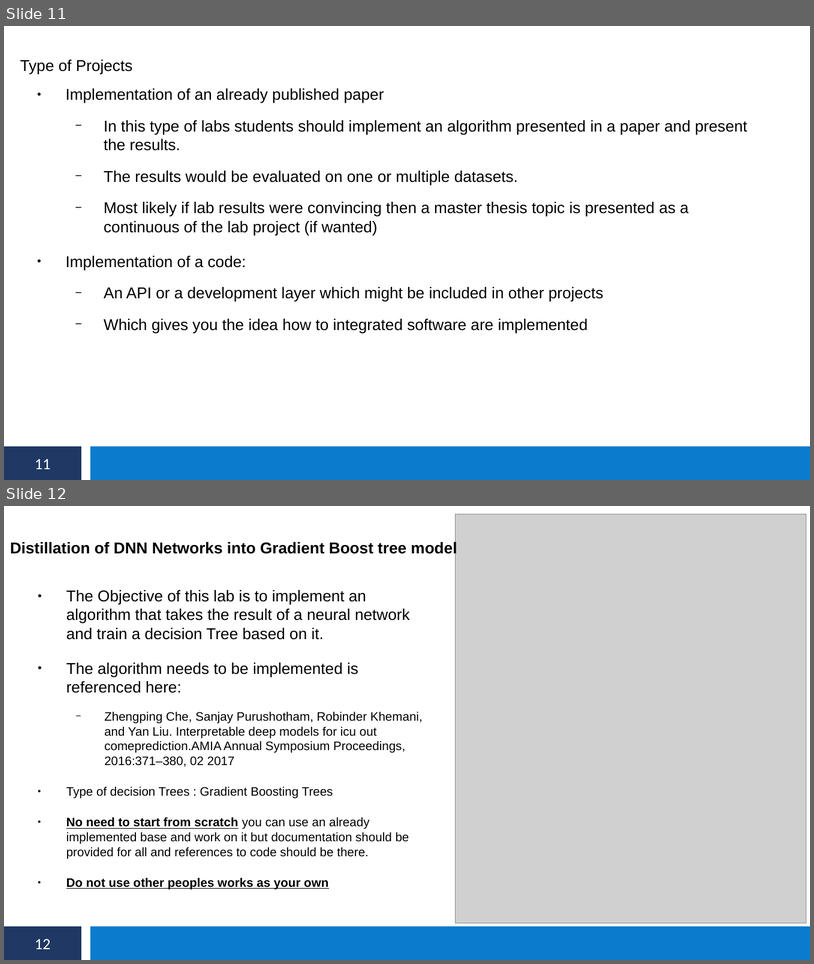
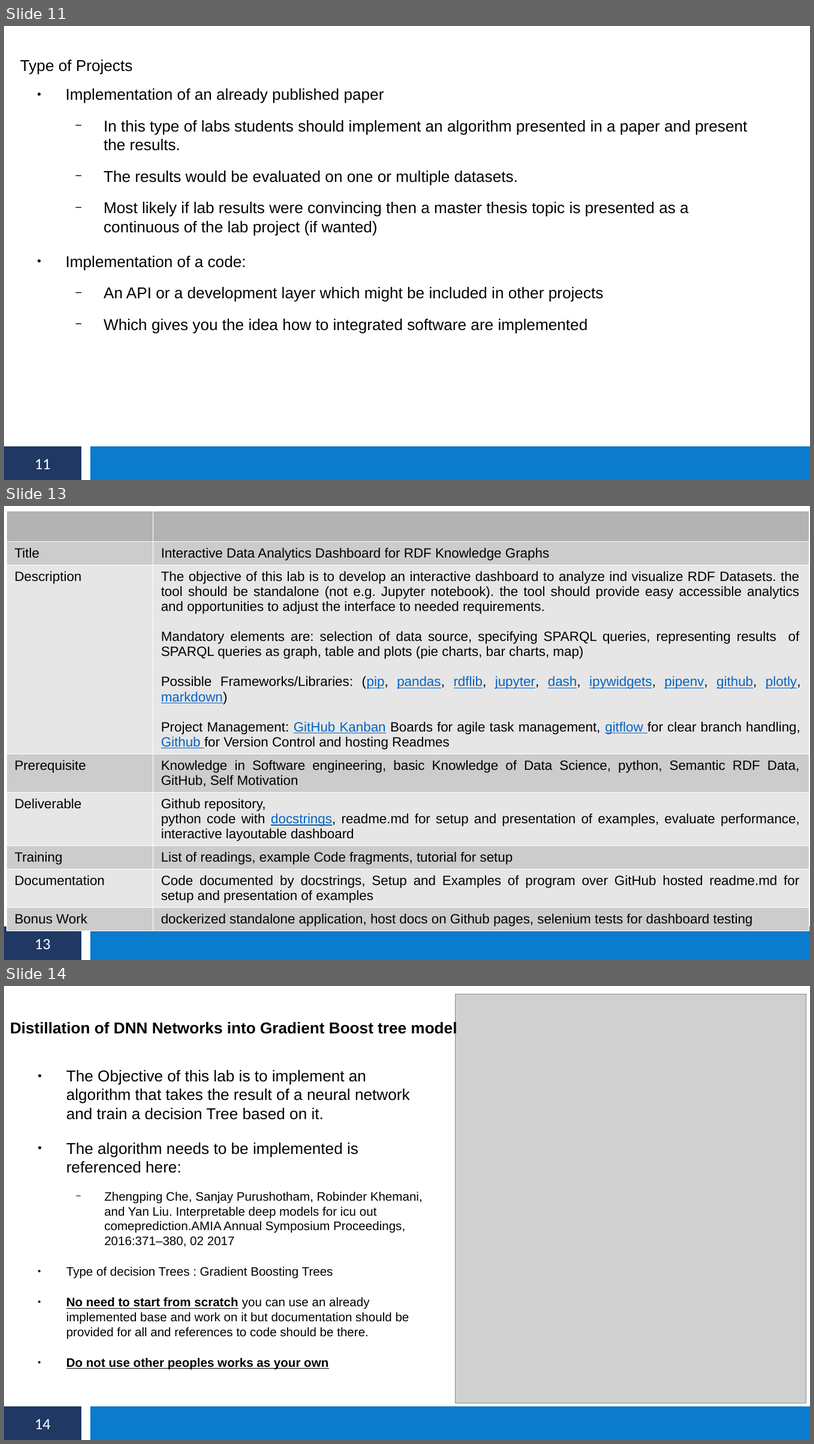
Before and after one commit to s6fikass/semanticweblab2020-2021, a slide deck: Lab Slides/01-Intro.pptx. Shown one above the other, each under a label of ours: slides 11 and 12 before the commit, slides 11, 13 and 14 after it; the slides between them are not shown. The pictures are 814x964 and 814x1444 pixels, drawn with LibreOffice and Linux fonts; fonts in the diff are those of the drawing; grey boxes stand for pictures. Boxes give left, top, right and bottom in pixels: in the first picture for what was removed or moved away, otherwise in the second. Text is boxed around its words. In the diff, an @@ line names an element or a change of style, - is before the commit and + after.

```diff
--- a/Lab Slides/01-Intro.pptx
+++ b/Lab Slides/01-Intro.pptx
@@ slide 13 added at <box>4,506,810,960</box>, background #FFFFFF; not listed: 3 template elements that a slide beside it also shows @@
@@ table added at <box>6,511,809,954</box>, 8 rows, 2 columns @@
+ | 
+Title | Interactive Data Analytics Dashboard for RDF Knowledge Graphs
+Description | The objective of this lab is to develop an interactive dashboard to analyze ind visualize RDF Datasets. the tool should be standalone (not e.g. Jupyter notebook). the tool should provide easy accessible analytics and opportunities to adjust the interface to needed requirements. / Mandatory elements are: selection of data source, specifying SPARQL queries, representing results of SPARQL queries as graph, table and plots (pie charts, bar charts, map) / Possible Frameworks/Libraries: (pip, pandas, rdflib, jupyter, dash, ipywidgets, pipenv, github, plotly, markdown) / Project Management: GitHub Kanban Boards for agile task management, gitflow for clear branch handling, Github for Version Control and hosting Readmes
+Prerequisite | Knowledge in Software engineering, basic Knowledge of Data Science, python, Semantic RDF Data, GitHub, Self Motivation
+Deliverable | Github repository, / python code with docstrings, readme.md for setup and presentation of examples, evaluate performance, interactive layoutable dashboard
+Training | List of readings, example Code fragments, tutorial for setup
+Documentation | Code documented by docstrings, Setup and Examples of program over GitHub hosted readme.md for setup and presentation of examples
+Bonus Work | dockerized standalone application, host docs on Github pages, selenium tests for dashboard testing
@@ what was slide 12 is now slide 14 @@
@@ page number at <box>35,1419,50,1429</box>: text changed @@
-12
+14
```
Also in this commit, not shown: 1 slide changed, 1 other slide added.
